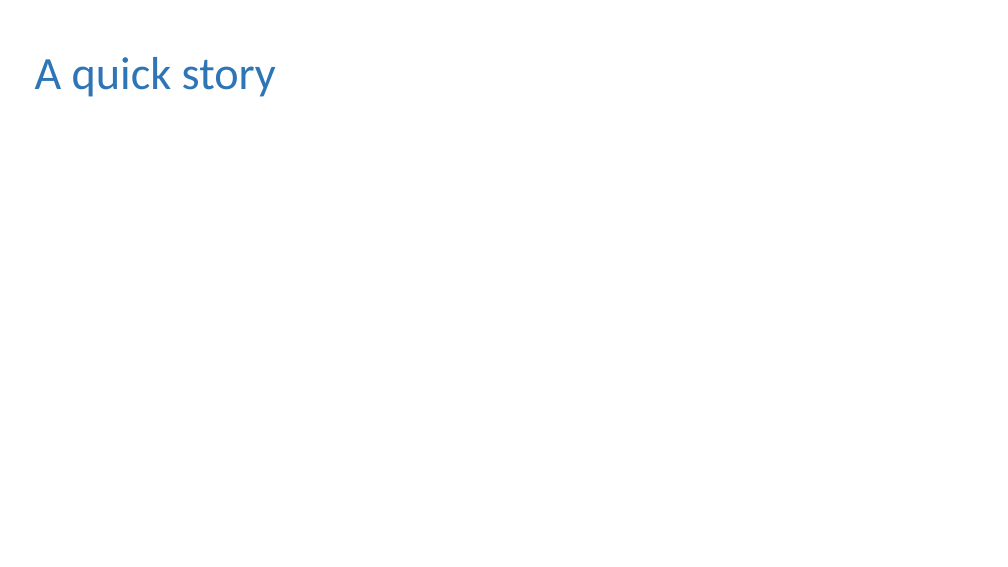
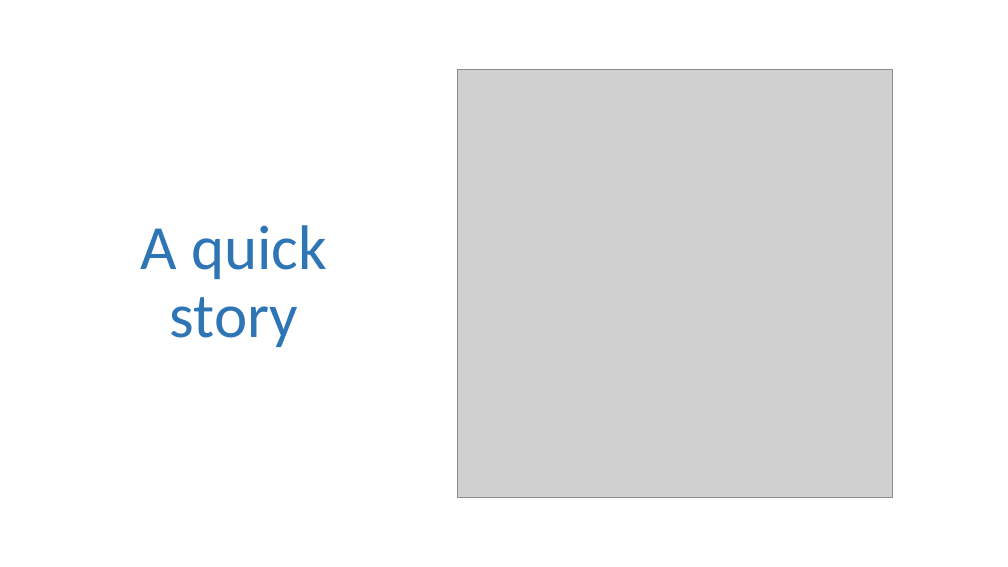
Before and after one commit to dbafromthecold/IntroToPartitioning, a slide deck: slide 37 of Intro to Partitioning.pptx. Drawn at 1008x567 pixels with LibreOffice and Linux fonts; fonts in the diff are those of the drawing; grey boxes stand for pictures; background and template pictures are left out. Boxes give left, top, right and bottom in pixels: in the first picture for what was removed or moved away, otherwise in the second. Text is boxed around its words. In the diff, an @@ line names an element or a change of style, - is before the commit and + after.

```diff
--- a/Intro to Partitioning.pptx
+++ b/Intro to Partitioning.pptx
@@ picture added at <box>457,69,892,498</box> @@
@@ title "A quick story": place and size @@
-title "A quick story" at <box>35,57,276,97</box>
+title "A quick story" at <box>141,225,327,347</box>
@@ title "A quick story" at <box>141,225,327,347</box>: size 44 to 60 pt; alignment left to centre @@
```
Also in this commit, not shown: 20 other slides changed, 1 other file.
